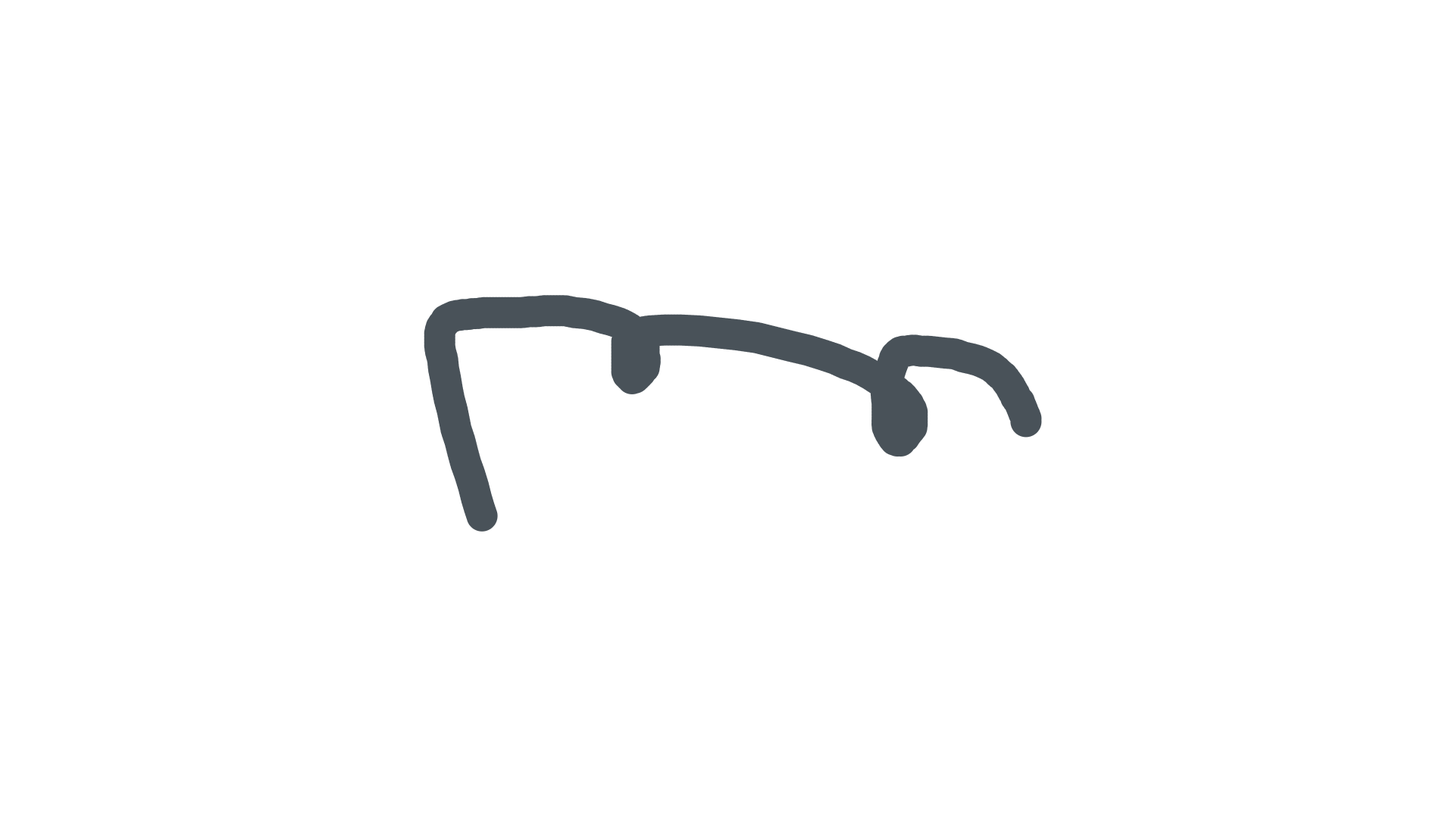
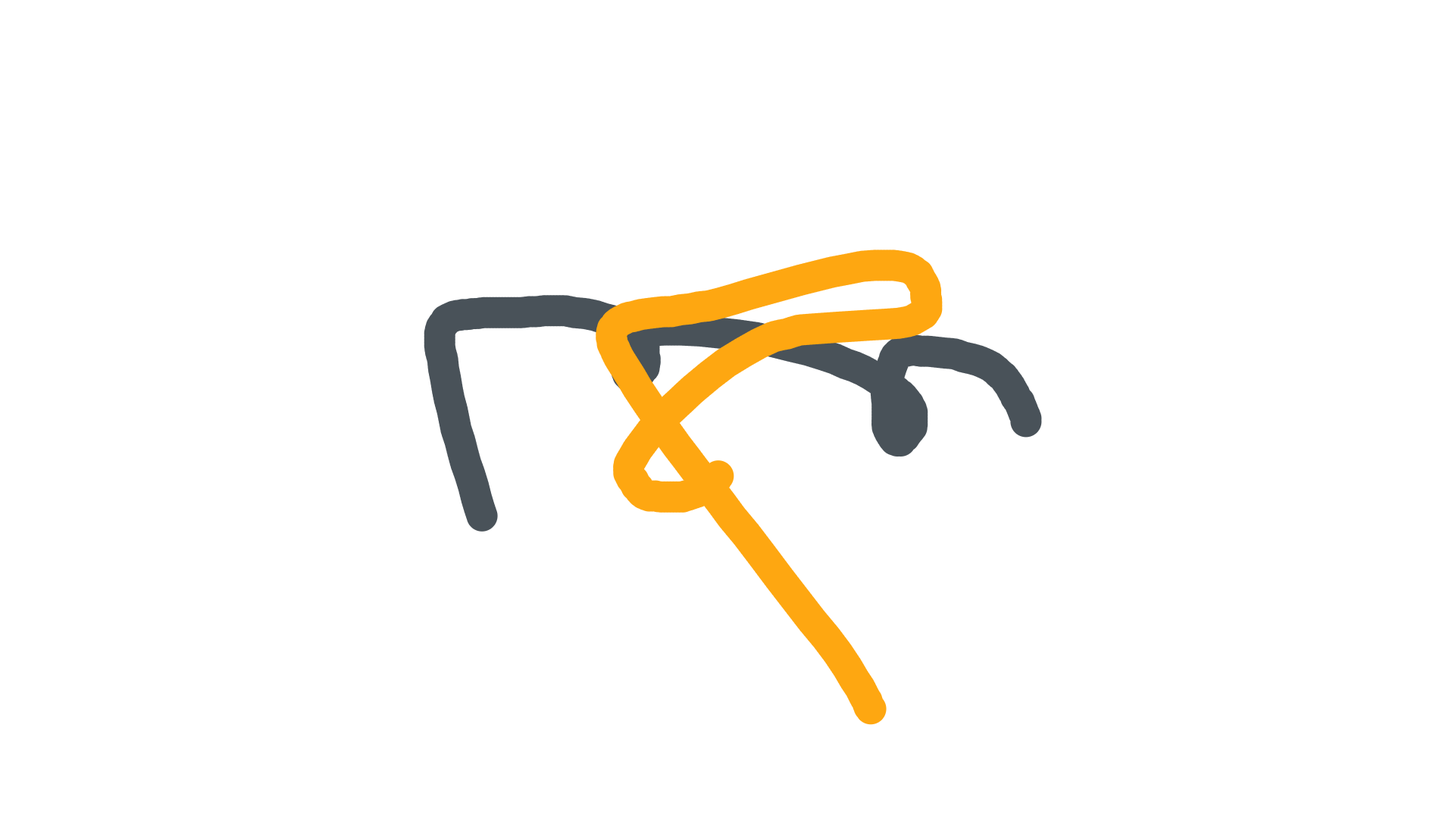
Layers edited between the first and the second (1455, 819) image:
painted on "Обычный слой 1" over left=595, top=249, right=943, bottom=725
